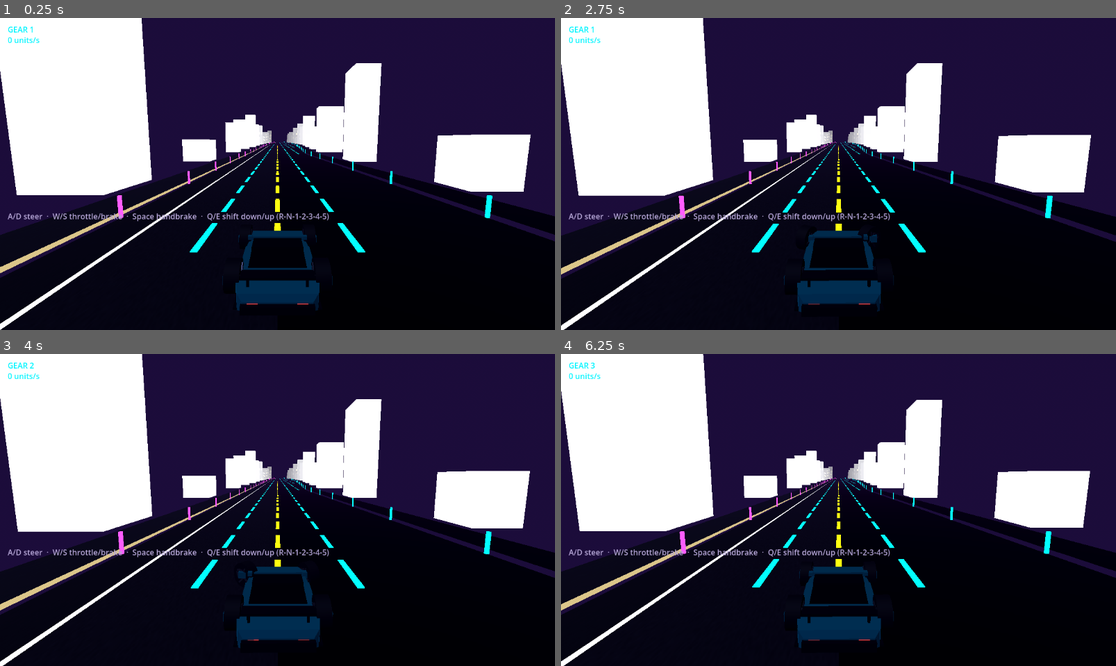
Above: before the commit, frames 1-4 (two rows, left to right).
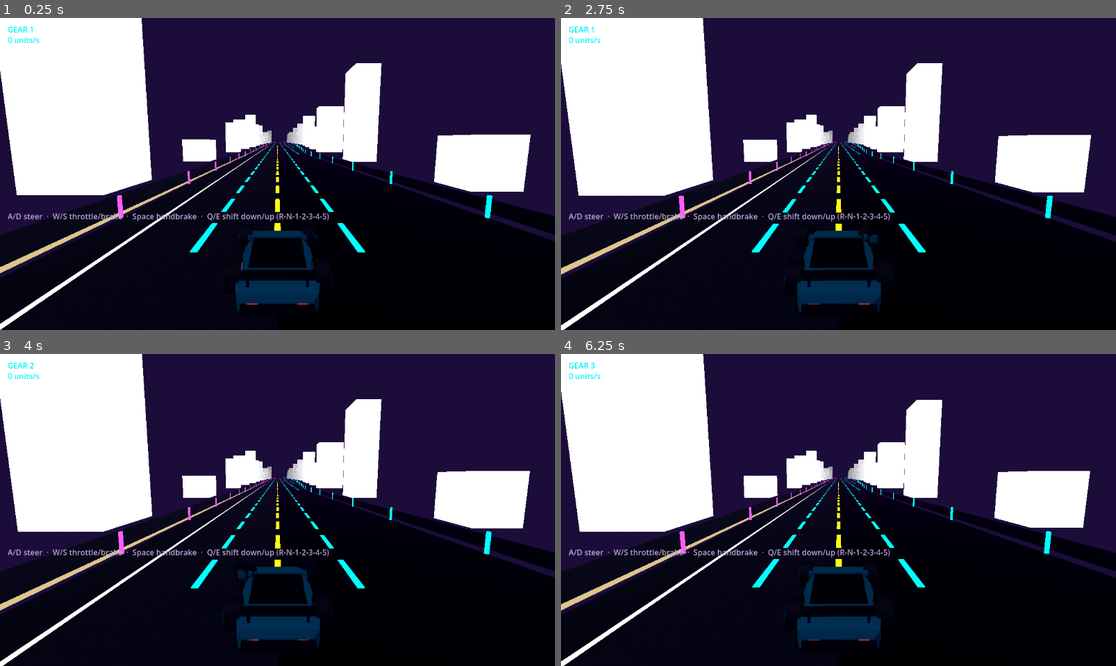
Above: after the commit, the same moments.

Repository: SmurfyHehe/neon-overdrive
Game: Godot game, scene res://Game.tscn
Same seed, same stepped clock (60 frames per second), same inputs: the game is played once before the commit and once after it.
Inputs (mouse positions are in pixels of both pictures, inside the frame that each line leads up to):
- Up to frame 1 (0.25 s): no input
- Up to frame 2 (2.75 s): tap Enter at 0.5 s; move the mouse to (960, 158) at 0.52 s; hold D 0.53-1.25 s; tap E at 0.6, 2.3 s; click (960, 158) at 0.67 s; tap Space at 0.77 s; drag from (727, 189) to (810, 236) at 1.27 s; move the mouse to (894, 105) at 2.02 s; hold D from 2.03 s (still down); tap Q at 2.1 s
- Up to frame 3 (4 s): release D at 2.75 s; drag from (249, 572) to (111, 463) at 2.77 s; tap Space at 3.5, 3.77 s; move the mouse to (444, 556) at 3.52 s; hold A from 3.53 s (still down); tap E at 3.6 s
- Up to frame 4 (6.25 s): release A at 4.25 s; tap Enter at 4.25 s; drag from (672, 463) to (755, 432) at 4.27 s; tap Space at 5 s; move the mouse to (866, 510) at 5.02 s; hold S 5.03-5.75 s; tap E at 5.1 s; click (866, 510) at 5.17 s; drag from (755, 432) to (727, 525) at 5.77 s

The runs differ from the first frame. In frame 1, less than 0.1% of the frame differs, in the area x 10-12%, y 86-87%; in frame 2, less than 0.1%; in frame 3, less than 0.1%; in frame 4, 0.1%, in the area x 0-96%, y 0-100%.

Commit message:
Floating origin: recenter the world every 1 km (#26)
The world lived at -index*50 on a 200 km slab, so float32 precision
decayed with distance and the slab ended in a hard wall. Now game.gd
shifts the car and the chunk pool back by a whole number of chunks once
the car is 1 km from z=0. Chunk indices keep counting (origin_index
tracks the offset), so the section layout is unchanged.

GEVP derives speed from saved previous positions on the body and each
wheel; those are shifted too, otherwise the next tick reads the move as
a 60 km/s burst. Physics interpolation is reset on everything moved.
The ground slab shrinks to a fixed strip around the origin.

tests/floating_origin_drive.gd starts 500 km out, recenters every
200 m, and checks physics per tick and the drawn frame for any jump.

Co-Authored-By: Claude Opus 5.5 <noreply@anthropic.com>

Diff:
--- a/scripts/game.gd
+++ b/scripts/game.gd
@@ -16,6 +16,18 @@
 
 var section_cache: Dictionary = {"-1": {"own_lanes": 3, "onc_lanes": 2, "barrier": false}}
 var chunk_pool: Array = []  # Array of {root: Node3D, index: int}
+
+# Floating origin (issue #26). Float32 positions lose precision far from
+# (0,0,0) -- at 100 km a coordinate only resolves to ~8 mm, and the old 200 km
+# ground slab was a hard wall. So the world is kept near the origin: once the
+# car is RECENTER_DIST out, everything (car, chunks) moves back by a whole
+# number of chunks in one physics step. origin_index is the logical chunk
+# index that currently sits at world z=0; chunk indices (and the section
+# layout keyed by them) keep counting up forever, only positions are shifted.
+# A var, not a const, so tests can shift more often.
+var recenter_dist := 1000.0
+var origin_index := 0
+var recenter_count := 0
 
 var player: PlayerCar
 
@@ -107,9 +119,16 @@
 	# axle torqued the car into a slow backflip and off the map every time.
 	# Shifting the slab forward by CHUNK_LEN covers that behind-chunk with
 	# margin to spare.
-	box.size = Vector3(200.0, 2.0, 200000.0)
+	#
+	# Floating origin (issue #26): the car never gets more than
+	# recenter_dist from z=0 now, so the slab only has to cover that range
+	# plus margin either way (ahead, and behind for reversing) -- it never
+	# moves, and there is no far wall any more.
+	var ahead := recenter_dist + 500.0
+	var behind := recenter_dist + 100.0
+	box.size = Vector3(200.0, 2.0, ahead + behind)
 	shape.shape = box
-	shape.position = Vector3(0.0, -1.0, -100000.0 + RoadChunkBuilder.CHUNK_LEN)
+	shape.position = Vector3(0.0, -1.0, (behind - ahead) / 2.0)
 	body.add_child(shape)
 	# Physics rewrite (2026-09-13): the vendored Wheel raycast identifies
 	# surface type by the FIRST group on whatever collision body it hits
@@ -148,12 +167,12 @@
 		var idx := i - CHUNKS_BEHIND
 		var prev_cfg := _section_at(idx - 1)
 		var cfg := _section_at(idx)
-		var root := RoadChunkBuilder.build_chunk(idx, prev_cfg, cfg)
+		var root := RoadChunkBuilder.build_chunk(idx, prev_cfg, cfg, origin_index)
 		add_child(root)
 		chunk_pool.append({"root": root, "index": idx})
 
 func _update_chunk_pool(ref_z: float) -> void:
-	var current_idx := int(floor(-ref_z / RoadChunkBuilder.CHUNK_LEN))
+	var current_idx := int(floor(-ref_z / RoadChunkBuilder.CHUNK_LEN)) + origin_index
 	var max_idx := current_idx
 	for c in chunk_pool:
 		max_idx = max(max_idx, c.index)
@@ -162,12 +181,51 @@
 			max_idx += 1
 			var prev_cfg := _section_at(max_idx - 1)
 			var cfg := _section_at(max_idx)
-			RoadChunkBuilder.rebuild_chunk(c.root, max_idx, prev_cfg, cfg)
+			RoadChunkBuilder.rebuild_chunk(c.root, max_idx, prev_cfg, cfg, origin_index)
 			# Physics interpolation is on (ISSUES B7): without this reset the
 			# recycled chunk would slide from its old spot to the new one
 			# over a frame instead of jumping there.
 			c.root.reset_physics_interpolation()
 			c.index = max_idx
+
+# ---------- floating origin (issue #26) ----------
+func _physics_process(_delta: float) -> void:
+	# Runs before the car's own _physics_process (parent before child), so
+	# GEVP computes this step's velocity from positions that are already
+	# shifted consistently.
+	var z := player.global_position.z
+	if absf(z) >= recenter_dist:
+		_shift_origin(int(floor(-z / RoadChunkBuilder.CHUNK_LEN)))
+
+## Moves the world back by shift_chunks whole chunks (positive = the car had
+## driven forward, -z). Whole chunks keep chunk positions exact integers x 50.
+func _shift_origin(shift_chunks: int) -> void:
+	if shift_chunks == 0:
+		return
+	origin_index += shift_chunks
+	recenter_count += 1
+	var offset := Vector3(0.0, 0.0, float(shift_chunks) * RoadChunkBuilder.CHUNK_LEN)
+
+	# The car. Velocity and spin carry over untouched (they are not
+	# positions). GEVP derives speed from the position it saved on the last
+	# step, on the body and on every wheel; left unshifted, the next step
+	# would read the 1 km move as a 60 km/s burst and wreck the tire model.
+	player.global_position += offset
+	player.previous_global_position += offset
+	for w in player.wheel_array:
+		w.previous_global_position += offset
+		w.last_collision_point += offset
+	# Physics interpolation is on (ISSUES B7): without a reset the car would
+	# be drawn sliding 1 km across one tick.
+	player.reset_physics_interpolation()
+
+	for c in chunk_pool:
+		# Re-derived from the index, not +=, so error can never accumulate.
+		c.root.position = Vector3(0, 0, -float(c.index - origin_index) * RoadChunkBuilder.CHUNK_LEN)
+		c.root.reset_physics_interpolation()
+	# The ground slab stays put: it is centred on the origin by design.
+	# The camera follows the car's interpolated position in _process, so it
+	# needs nothing here.
 
 # ---------- player ----------
 func _setup_player() -> void:
--- a/scripts/road_chunk_builder.gd
+++ b/scripts/road_chunk_builder.gd
@@ -498,9 +498,14 @@
 ## Rewrites an already-built chunk skeleton for a new position/config. No
 ## node is created, freed, or reparented here -- this is what replaces the
 ## old queue_free()-everything teardown.
-static func _apply(root: Node3D, chunk_index: int, prev_cfg: Dictionary, cfg: Dictionary) -> void:
+##
+## origin_index is the floating-origin offset (game.gd, issue #26): the chunk
+## that currently sits at world z=0. The subtraction is done in ints BEFORE
+## converting to float, so a chunk millions of indices out still lands on an
+## exact, small coordinate instead of a rounded huge one.
+static func _apply(root: Node3D, chunk_index: int, prev_cfg: Dictionary, cfg: Dictionary, origin_index: int = 0) -> void:
 	root.name = "Chunk_%d" % chunk_index
-	root.position = Vector3(0, 0, -float(chunk_index) * CHUNK_LEN)
+	root.position = Vector3(0, 0, -float(chunk_index - origin_index) * CHUNK_LEN)
 	root.set_meta("chunk_index", chunk_index)
 
 	var own_lanes: int = clampi(int(cfg.own_lanes), 1, MAX_OWN_LANES)
@@ -604,12 +609,12 @@
 			written += 1
 	lane.visible_instance_count = written
 
-## Builds a fresh chunk root positioned at world Z = -chunk_index * CHUNK_LEN,
+## Builds a fresh chunk root positioned at world Z = -(chunk_index - origin_index) * CHUNK_LEN,
 ## spanning from z=0 to z=-CHUNK_LEN locally.
-static func build_chunk(chunk_index: int, prev_cfg: Dictionary, cfg: Dictionary) -> Node3D:
+static func build_chunk(chunk_index: int, prev_cfg: Dictionary, cfg: Dictionary, origin_index: int = 0) -> Node3D:
 	var root := Node3D.new()
 	_create_nodes(root)
-	_apply(root, chunk_index, prev_cfg, cfg)
+	_apply(root, chunk_index, prev_cfg, cfg, origin_index)
 	return root
 
 ## The recycle path. Previously this queue_free()'d all ~70 children and
@@ -617,7 +622,7 @@
 ## teardown-and-reallocate roughly every 0.9 seconds -- a periodic stutter on
 ## a 15 W CPU. Now it only rewrites vertex data, transforms and shape sizes
 ## into nodes that already exist.
-static func rebuild_chunk(root: Node3D, chunk_index: int, prev_cfg: Dictionary, cfg: Dictionary) -> void:
+static func rebuild_chunk(root: Node3D, chunk_index: int, prev_cfg: Dictionary, cfg: Dictionary, origin_index: int = 0) -> void:
 	if not root.has_meta("nodes_built"):
 		_create_nodes(root)
-	_apply(root, chunk_index, prev_cfg, cfg)
+	_apply(root, chunk_index, prev_cfg, cfg, origin_index)
--- /dev/null
+++ b/tests/floating_origin_drive.gd
@@ -0,0 +1,198 @@
+extends SceneTree
+
+# Floating-origin test (issue #26): drives the real Game.tscn a long way down
+# the road and checks the world recentering never shows up as a physics or
+# rendering glitch.
+#
+# Setup:
+# - "Far teleport": right after load, the chunk pool is relabelled FAR_CHUNKS
+#   chunks down the road (500 km) and origin_index moved to match -- the
+#   state the game is in after an hour-plus of driving. With the old code the
+#   car would be at z=-500000 here, past the end of the 200 km ground slab.
+# - recenter_dist is lowered to 200 so a 45 s drive crosses many recenters.
+#
+# Asserts (exit code 1 on failure):
+# - enough recenters happened to mean something
+# - physics, per 60 Hz tick: on a recenter tick, GEVP's speed, the body's
+#   velocity and every wheel's suspension length change no more than they do
+#   on ordinary ticks (an unshifted saved position would read as a 60 km/s
+#   burst), and distance travelled matches speed x dt
+# - rendering, per frame: the car's interpolated position moves smoothly in
+#   road terms (no 200 m slide across a tick), the chase camera keeps its
+#   fixed offset from the car, and every chunk sits exactly where its index
+#   says
+# - the car stays near the origin and on the ground throughout
+#
+# Run (real renderer; a window opens for RUN_SECS):
+#   Godot_v4.7.2-stable_win64_console.exe --path . -s res://tests/floating_origin_drive.gd
+
+const RUN_SECS := 45.0
+const FAR_CHUNKS := 10000  # x 50 m = 500 km
+const TEST_RECENTER_DIST := 200.0
+const MIN_RECENTERS := 5
+
+var game: Node
+var t := 0.0
+var started := false
+var fails := 0
+
+# per-tick physics samples
+var last_origin := 0
+var prev := {}
+var normal_max := {"speed": 0.0, "lin": 0.0, "spring": 0.0}
+var shift_max := {"speed": 0.0, "lin": 0.0, "spring": 0.0}
+var worst_travel_err := 0.0
+var max_abs_z := 0.0
+var ticks := 0
+
+# per-frame render samples
+var prev_road_z := NAN
+var prev_phys_frame := 0
+var worst_frame_step := 0.0
+var worst_cam_err := 0.0
+var max_speed := 0.0
+
+func _initialize() -> void:
+	DisplayServer.window_set_vsync_mode(DisplayServer.VSYNC_DISABLED)
+	Engine.max_fps = 0
+	seed(777)
+	game = (load("res://Game.tscn") as PackedScene).instantiate()
+	game.set("recenter_dist", TEST_RECENTER_DIST)
+	root.add_child(game)
+	_teleport_far()
+	# Render checks run right before drawing, after every node's _process
+	# (the camera moves in game.gd's _process), so they see the drawn frame.
+	RenderingServer.frame_pre_draw.connect(_check_drawn_frame)
+
+func _teleport_far() -> void:
+	# Relabel every pooled chunk FAR_CHUNKS further on and move the origin by
+	# the same amount: world positions stay put, logical position is 500 km.
+	game.set("origin_index", FAR_CHUNKS)
+	for c in game.get("chunk_pool"):
+		c.index += FAR_CHUNKS
+		RoadChunkBuilder.rebuild_chunk(c.root, c.index, game.call("_section_at", c.index - 1), game.call("_section_at", c.index), FAR_CHUNKS)
+	last_origin = FAR_CHUNKS
+
+func _press(k: Key, down: bool) -> void:
+	var e := InputEventKey.new()
+	e.keycode = k
+	e.physical_keycode = k
+	e.pressed = down
+	Input.parse_input_event(e)
+
+func _road_z(z: float, origin: int) -> float:
+	# Distance down the road in metres, independent of the origin.
+	return float(origin) * RoadChunkBuilder.CHUNK_LEN - z
+
+func _physics_process(delta: float) -> bool:
+	var p: PlayerCar = game.get("player")
+	if p == null or not p.is_ready:
+		return false
+	ticks += 1
+	var origin: int = game.get("origin_index")
+	var springs: Array = []
+	for w in p.wheel_array:
+		springs.append(w.spring_current_length)
+	var cur := {
+		"speed": p.speed,
+		"lin": p.linear_velocity.length(),
+		"road_z": _road_z(p.global_position.z, origin),
+		"vz": -p.linear_velocity.z,
+		"springs": springs,
+	}
+	max_abs_z = max(max_abs_z, absf(p.global_position.z))
+	if p.global_position.y < -1.0:
+		_fail("car fell through the ground at road z=%.1f" % cur.road_z)
+
+	# Skip the first second: the car is settling onto its springs.
+	if not prev.is_empty() and ticks > 60:
+		var shifted := origin != last_origin
+		var bucket: Dictionary = shift_max if shifted else normal_max
+		bucket.speed = max(bucket.speed, absf(cur.speed - prev.speed))
+		bucket.lin = max(bucket.lin, absf(cur.lin - prev.lin))
+		for i in springs.size():
+			bucket.spring = max(bucket.spring, absf(springs[i] - prev.springs[i]))
+		var travel: float = cur.road_z - prev.road_z
+		var expected: float = (cur.vz + prev.vz) / 2.0 * delta
+		worst_travel_err = max(worst_travel_err, absf(travel - expected))
+	prev = cur
+	last_origin = origin
+	return false
+
+func _process(delta: float) -> bool:
+	if not started:
+		started = true
+		_press(KEY_W, true)
+		return false
+	t += delta
+
+	var p: PlayerCar = game.get("player")
+	var speed := p.linear_velocity.length()
+	max_speed = max(max_speed, speed)
+	var err: float = p.global_rotation.y + clampf(-p.global_position.x * 0.02, -0.05, 0.05)
+	_press(KEY_A, err < -0.02)
+	_press(KEY_D, err > 0.02)
+	if p.gear >= 1 and p.gear < 6 and speed > 9.0 * p.gear and not p.is_shifting:
+		_press(KEY_E, true)
+		_press(KEY_E, false)
+
+	if t >= RUN_SECS:
+		_report(p)
+		quit(0 if fails == 0 else 1)
+		return true
+	return false
+
+func _check_drawn_frame() -> void:
+	if not started:
+		return
+	var p: PlayerCar = game.get("player")
+	# What is actually drawn: the interpolated car, the camera, the chunks.
+	var origin: int = game.get("origin_index")
+	var ip := p.get_global_transform_interpolated().origin
+	var road_z := _road_z(ip.z, origin)
+	var phys_frame := Engine.get_physics_frames()
+	if not is_nan(prev_road_z):
+		# At most one tick's travel per physics tick this frame spanned; a
+		# slide across a recenter would be ~200 m.
+		var ticks_spanned := maxi(phys_frame - prev_phys_frame, 1)
+		var allowed := p.linear_velocity.length() / 60.0 * float(ticks_spanned) * 1.5 + 0.1
+		worst_frame_step = max(worst_frame_step, absf(road_z - prev_road_z) - allowed)
+	prev_road_z = road_z
+	prev_phys_frame = phys_frame
+	var cam: Camera3D = game.get("camera")
+	var want := Vector3(ip.x, ip.y + 3.2, ip.z + (-6.0 if p.gear == -1 else 6.0))
+	worst_cam_err = max(worst_cam_err, cam.global_position.distance_to(want))
+	for c in game.get("chunk_pool"):
+		var want_z := -float(c.index - origin) * RoadChunkBuilder.CHUNK_LEN
+		if absf(c.root.position.z - want_z) > 0.0001:
+			_fail("chunk %d at z=%.3f, expected %.3f" % [c.index, c.root.position.z, want_z])
+
+func _fail(msg: String) -> void:
+	fails += 1
+	print("FAIL ", msg)
+
+func _report(p: PlayerCar) -> void:
+	var recenters: int = game.get("recenter_count")
+	var origin: int = game.get("origin_index")
+	var driven := _road_z(p.global_position.z, origin) - float(FAR_CHUNKS) * RoadChunkBuilder.CHUNK_LEN
+	print("recenters=%d origin_index=%d driven=%.0f m top_speed=%.1f m/s max|z|=%.1f" % [recenters, origin, driven, max_speed, max_abs_z])
+	print("per-tick change, ordinary ticks: speed=%.3f lin=%.3f spring=%.4f" % [normal_max.speed, normal_max.lin, normal_max.spring])
+	print("per-tick change, recenter ticks: speed=%.3f lin=%.3f spring=%.4f" % [shift_max.speed, shift_max.lin, shift_max.spring])
+	print("worst travel-vs-velocity error=%.4f m  worst frame overshoot=%.3f m  worst camera offset error=%.4f m" % [worst_travel_err, worst_frame_step, worst_cam_err])
+
+	if recenters < MIN_RECENTERS:
+		_fail("only %d recenters -- not enough driving to test anything" % recenters)
+	for k in ["speed", "lin", "spring"]:
+		# A recenter tick may be no rougher than the roughest ordinary tick
+		# (plus a small floor so a near-zero baseline can't fail on noise).
+		if shift_max[k] > normal_max[k] * 1.5 + 0.05:
+			_fail("%s jumps on recenter: %.4f vs %.4f on ordinary ticks" % [k, shift_max[k], normal_max[k]])
+	if worst_travel_err > 0.05:
+		_fail("distance travelled drifted from velocity by %.4f m in one tick" % worst_travel_err)
+	if worst_frame_step > 0.0:
+		_fail("car jumped %.2f m further than its speed allows in one rendered frame" % worst_frame_step)
+	if worst_cam_err > 0.01:
+		_fail("camera drifted %.4f m from its chase offset" % worst_cam_err)
+	if max_abs_z > TEST_RECENTER_DIST + RoadChunkBuilder.CHUNK_LEN:
+		_fail("car got %.1f m from the origin" % max_abs_z)
+	print("RESULT: %s" % ("PASS" if fails == 0 else "FAIL (%d)" % fails))
Not shown, added: tests/floating_origin_drive.gd.uid
